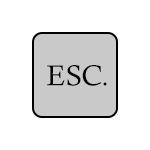
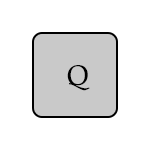
Two versions of the same layered image (150 x 150). Layer-by-layer changes:
renamed "ESC." to "Q", painted on it over [47, 65, 107, 91]
